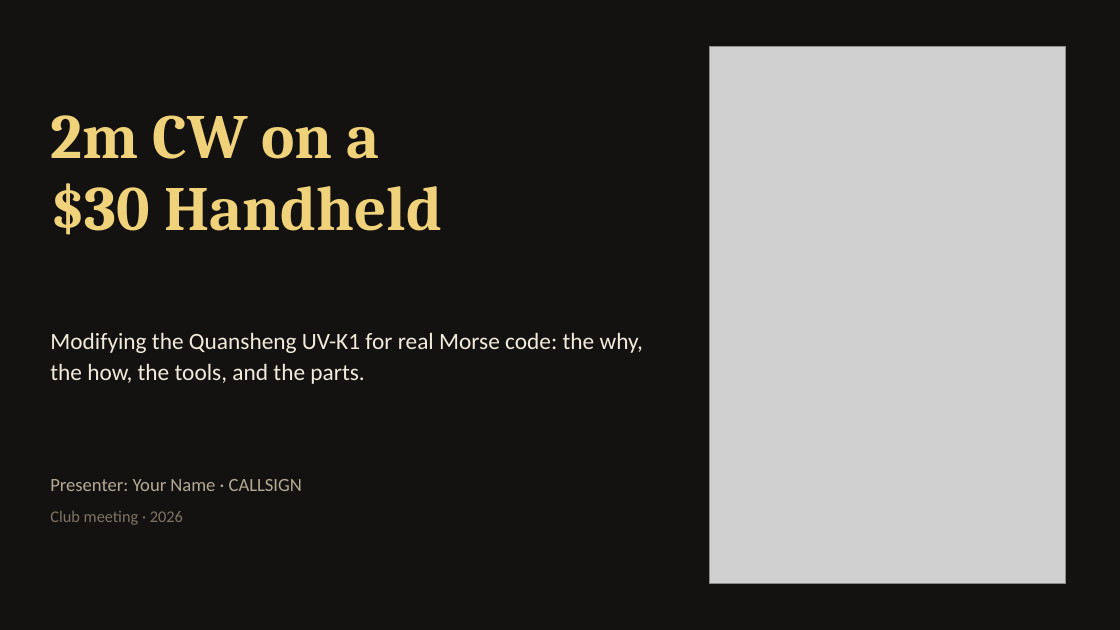
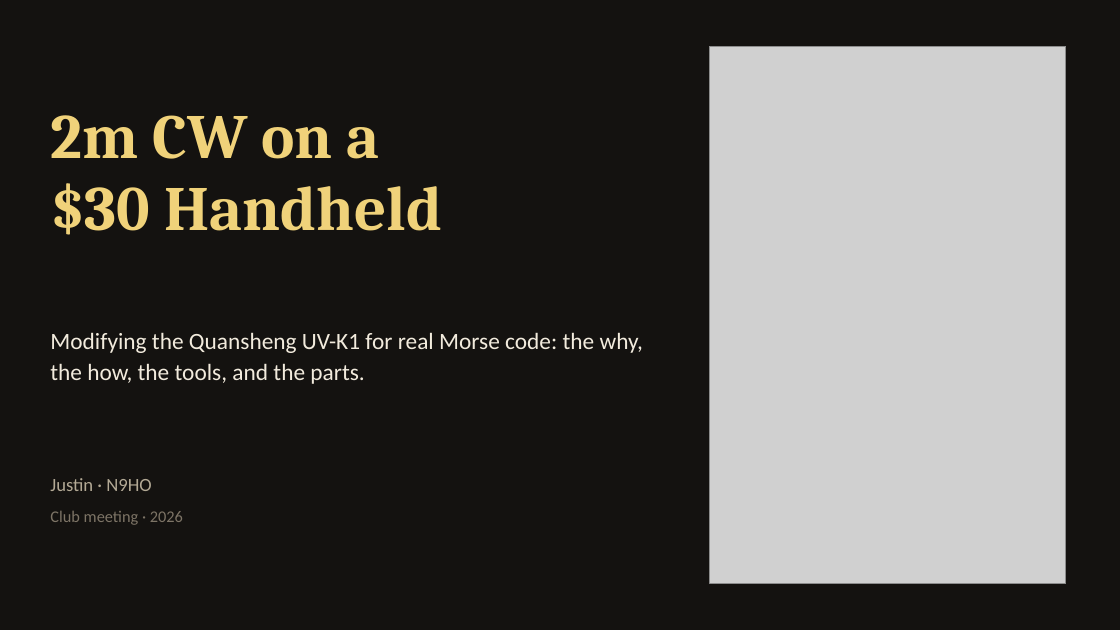
Before and after one commit to jsvana/bkg.club, a slide deck: slide 1 of docs/talks/quansheng-2m-cw/quansheng-2m-cw.pptx. Drawn at 1120x630 pixels with LibreOffice and Linux fonts; fonts in the diff are those of the drawing; grey boxes stand for pictures. Boxes give left, top, right and bottom in pixels: in the first picture for what was removed or moved away, otherwise in the second. Text is boxed around its words. In the diff, an @@ line names an element or a change of style, - is before the commit and + after.

```diff
--- a/docs/talks/quansheng-2m-cw/quansheng-2m-cw.pptx
+++ b/docs/talks/quansheng-2m-cw/quansheng-2m-cw.pptx
@@ text at (50, 478, 151, 491): text changed @@
-Presenter: Your Name · CALLSIGN
+Justin · N9HO
```
Also in this commit, not shown: 2 other files.
